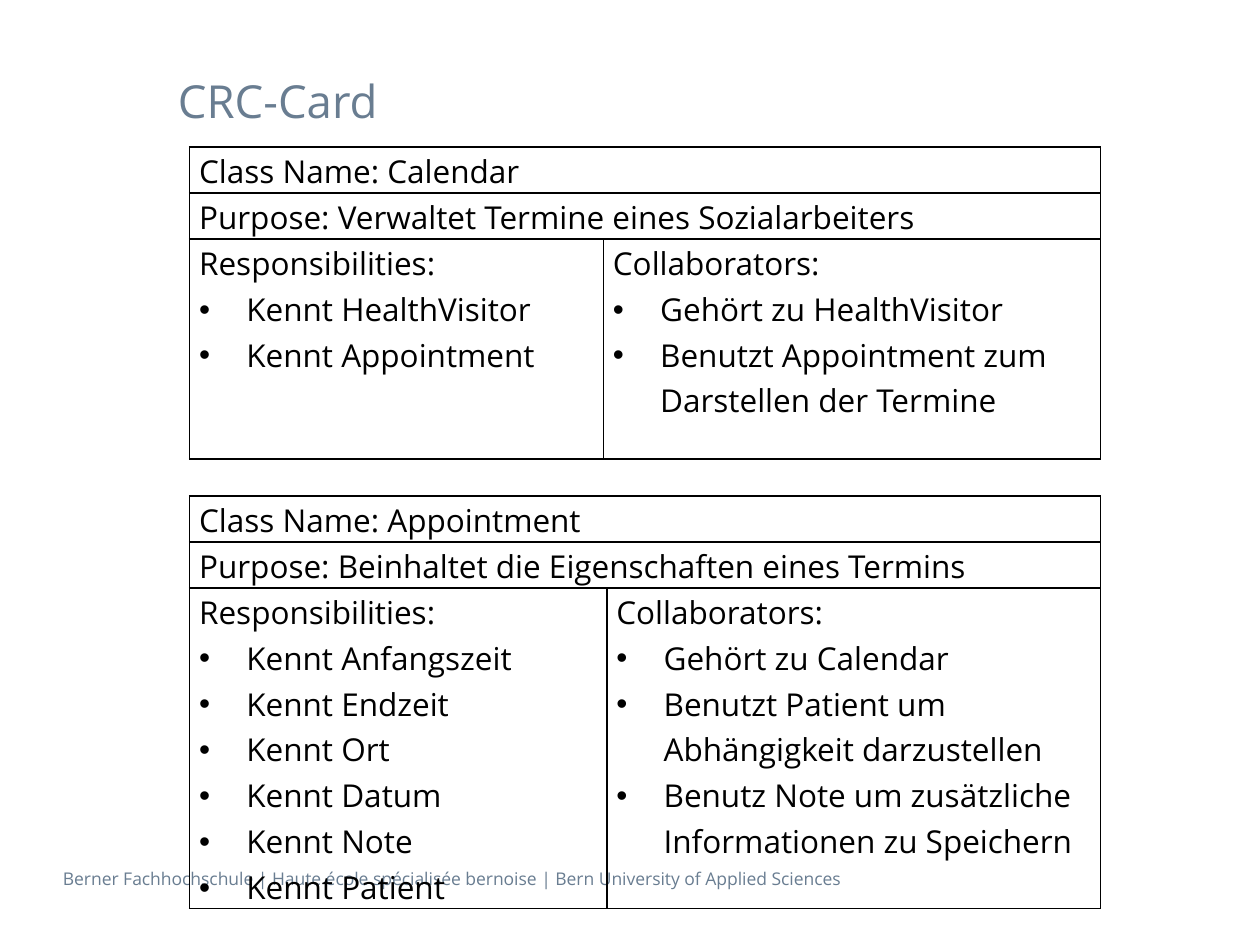
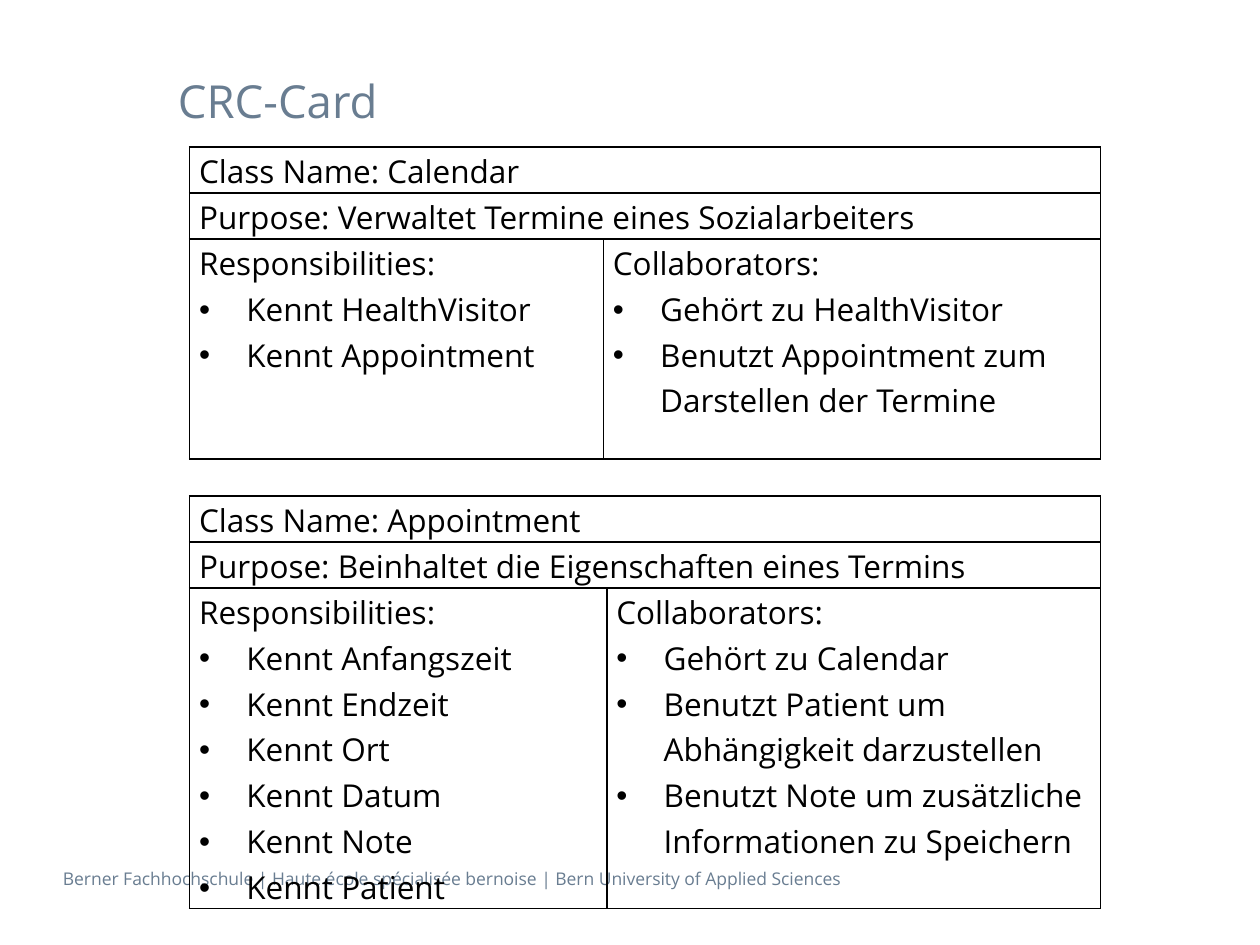
Before and after one commit to isels1/ch.bfh.btx8081.w2015.blue, a slide deck: slide 4 of doc/task07/Task7.pptx. Drawn at 1260x945 pixels with LibreOffice and Linux fonts; fonts in the diff are those of the drawing. Boxes give left, top, right and bottom in pixels: in the first picture for what was removed or moved away, otherwise in the second. Text is boxed around its words. In the diff, an @@ line names an element or a change of style, - is before the commit and + after.

Commit message:
Proofread

```diff
--- a/doc/task07/Task7.pptx
+++ b/doc/task07/Task7.pptx
@@ table at (x1=190, y1=496, x2=1101, y2=904) @@
-row 3, column 2: Collaborators: / Gehört zu Calendar / Benutzt Patient um Abhängigkeit darzustellen / Benutz Note um zusätzliche Informationen zu Speichern
+row 3, column 2: Collaborators: / Gehört zu Calendar / Benutzt Patient um Abhängigkeit darzustellen / Benutzt Note um zusätzliche Informationen zu Speichern
```
